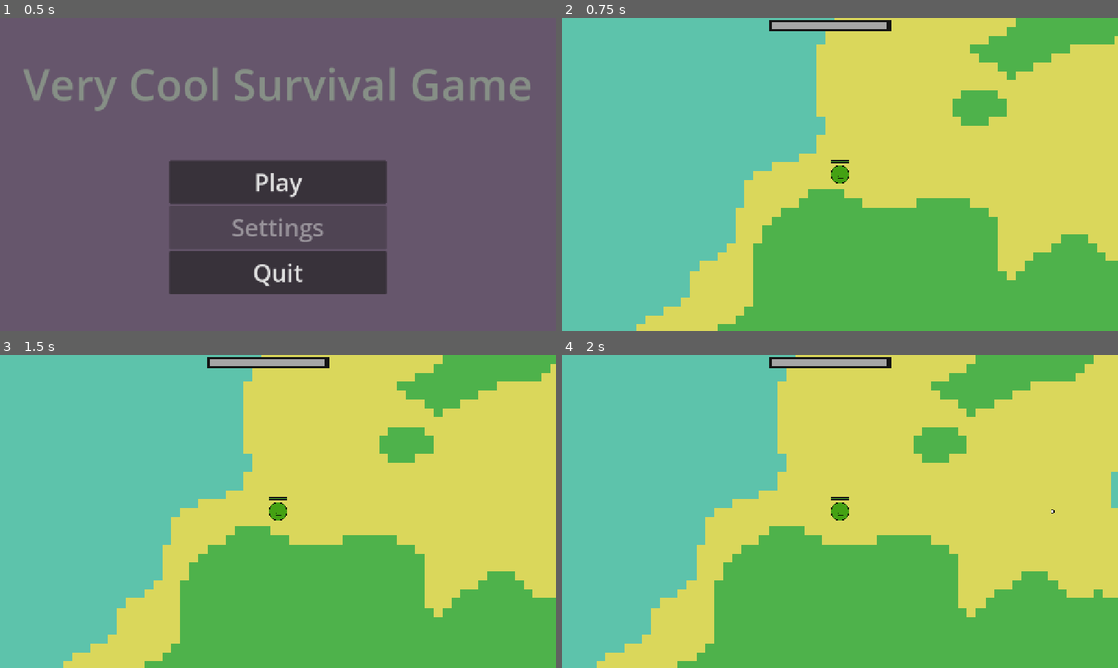
Above: before the commit, frames 1-4 (two rows, left to right).
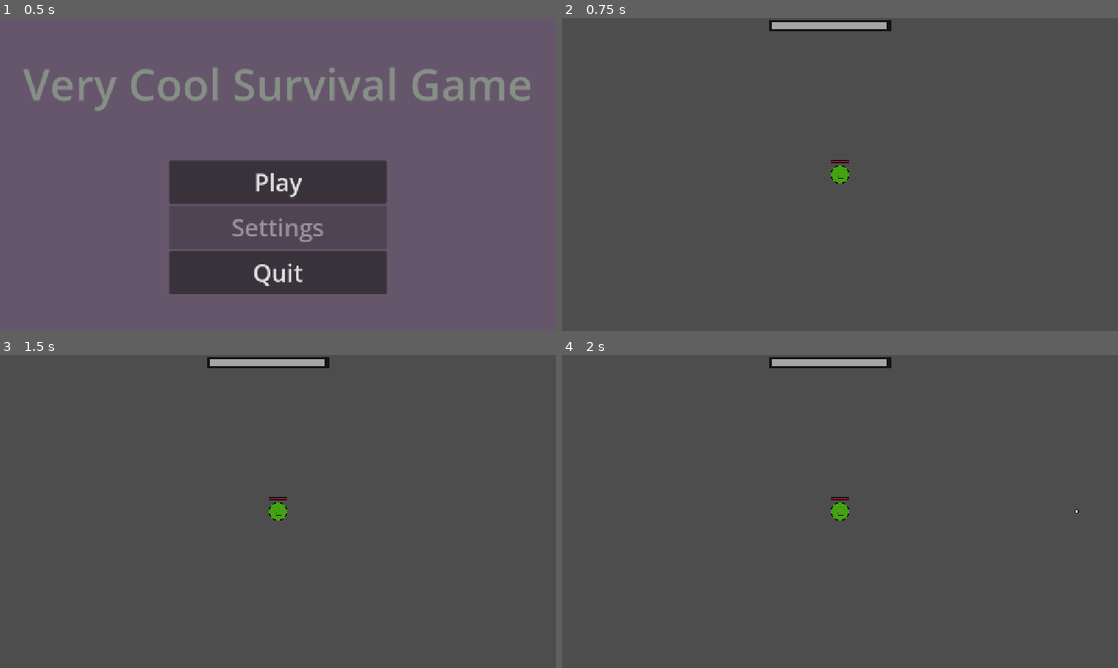
Above: after the commit, the same moments.

Repository: seanjosefosky/wave-survival
Game: Godot game, scene res://GUI/main_menu.tscn
Same seed, same stepped clock (60 frames per second), same inputs: the game is played once before the commit and once after it.
Inputs (mouse positions are in pixels of both pictures, inside the frame that each line leads up to):
- Up to frame 1 (0.5 s): no input
- Up to frame 2 (0.75 s): click "Play" at 0.5 s
- Up to frame 3 (1.5 s): tap Enter at 1.25 s; move the mouse to (400, 495) at 1.27 s; hold D (move_right) from 1.28 s (still down); tap Backspace at 1.35 s; click (400, 495) at 1.42 s
- Up to frame 4 (2 s): keep holding D (move_right)

Frame 1 is identical in both runs. In frame 2, 99% of the frame differs, in the area x 0-100%, y 0-100%; in frame 3, 99%; in frame 4, 99%.
Error after the commit: Parse Error: Identifier "health" not declared in the current scope. (res://Gameplay/Entities/Player/player.gd:46)

Commit message:
Add Character stats class

Diff:
--- a/GUI/main_menu.gd
+++ b/GUI/main_menu.gd
@@ -2,7 +2,7 @@
 
 
 func _on_play_pressed() -> void:
-	get_tree().change_scene_to_file("res://Gameplay/world.tscn")
+	get_tree().change_scene_to_file("uid://dehljd47hc86v")
 
 
 func _on_quit_pressed() -> void:
--- /dev/null
+++ b/Gameplay/Entities/Characters/Warrior/Warrior.tres
@@ -0,0 +1,21 @@
+[gd_resource type="Resource" script_class="CharacterStats" format=3 uid="uid://d0mkv5g6xaiey"]
+
+[ext_resource type="Script" uid="uid://cc7bgjj7x2mcl" path="res://Gameplay/Entities/Characters/character_stats_base.gd" id="1_ovpq2"]
+[ext_resource type="Texture2D" uid="uid://clq5j3k6t218a" path="res://Gameplay/Entities/Characters/Warrior/Warrior_Spritesheet.png" id="2_si835"]
+
+[resource]
+script = ExtResource("1_ovpq2")
+name = "Warrior"
+sprite = ExtResource("2_si835")
+max_health = 150
+health_regen = 1.0
+move_speed = 100.0
+armor = 2
+strength = 3
+projectile_speed = 1.0
+weapon_effect_duration = 1.0
+cooldown = 1.0
+luck = 1.0
+xp_bonus = 1.0
+xp_pickup_radius = 1.0
+metadata/_custom_type_script = "uid://cc7bgjj7x2mcl"
--- /dev/null
+++ b/Gameplay/Entities/Characters/character_stats_base.gd
@@ -0,0 +1,20 @@
+class_name CharacterStats extends Resource
+
+@export var name: String
+@export var sprite: Texture2D
+
+@export var max_health: int
+@export var health_regen: float
+@export var move_speed: float
+@export var armor: int
+
+@export var strength: int
+@export var projectile_speed: float
+@export var bonus_projectiles: int
+@export var weapon_effect_duration: float
+@export var cooldown: float
+
+@export var luck: float
+@export var xp_bonus: float
+@export var xp_pickup_radius: float
+@export var extra_lives: int
--- a/Gameplay/enemy.tscn
+++ b/Gameplay/Entities/Enemies/enemy_base.tscn
@@ -1,7 +1,7 @@
 [gd_scene format=3 uid="uid://c2eb18u0y45mh"]
 
-[ext_resource type="Script" uid="uid://fqnxhhtlt52w" path="res://Gameplay/enemy.gd" id="1_4gyqm"]
-[ext_resource type="Texture2D" uid="uid://bakr5rtfcnpyr" path="res://Textures/BadGuy.png" id="1_7k104"]
+[ext_resource type="Script" uid="uid://fqnxhhtlt52w" path="res://Gameplay/Entities/Enemies/enemy_base.gd" id="1_fwgtn"]
+[ext_resource type="Texture2D" uid="uid://bakr5rtfcnpyr" path="res://Textures/BadGuy.png" id="2_x65lx"]
 
 [sub_resource type="CircleShape2D" id="CircleShape2D_1qorr"]
 radius = 12.0
@@ -49,7 +49,7 @@
 collision_layer = 2
 collision_mask = 23
 platform_on_leave = 2
-script = ExtResource("1_4gyqm")
+script = ExtResource("1_fwgtn")
 
 [node name="CollisionShape2D" type="CollisionShape2D" parent="." unique_id=1505148138]
 shape = SubResource("CircleShape2D_1qorr")
--- a/Gameplay/enemy_spawner.gd
+++ b/Gameplay/Entities/Enemies/enemy_spawner.gd
@@ -9,7 +9,7 @@
 var play_time := 0
 
 func _physics_process(_delta: float) -> void:
-	global_position = PlayerGlobals.position
+	global_position = get_parent().find_child("Player").global_position
 	spawn_timer.wait_time = spawn_curve.sample(play_time)
 
 func _on_spawn_timer_timeout() -> void:
--- a/Gameplay/enemy_spawner.tscn
+++ b/Gameplay/Entities/Enemies/enemy_spawner.tscn
@@ -1,6 +1,6 @@
 [gd_scene format=3 uid="uid://dvrmdrf3oxari"]
 
-[ext_resource type="Script" uid="uid://8ecvafkj4yml" path="res://Gameplay/enemy_spawner.gd" id="1_ewhtn"]
+[ext_resource type="Script" uid="uid://8ecvafkj4yml" path="res://Gameplay/Entities/Enemies/enemy_spawner.gd" id="1_ewhtn"]
 
 [sub_resource type="Curve" id="Curve_00s5r"]
 _limits = [0.5, 2.5, 0.0, 1200.0]
--- a/Gameplay/xp_drop.tscn
+++ b/Gameplay/Entities/Pickups/xp_drop.tscn
@@ -1,19 +1,19 @@
 [gd_scene format=3 uid="uid://bdecn072k6arv"]
 
-[ext_resource type="Texture2D" uid="uid://0ng3g1alj5xh" path="res://Textures/XpDrop.png" id="1_tyba7"]
-[ext_resource type="Script" uid="uid://clcnevmuh7ldt" path="res://Gameplay/xp_drop.gd" id="1_x54t3"]
+[ext_resource type="Script" uid="uid://clcnevmuh7ldt" path="res://Gameplay/Entities/Pickups/xp_drop.gd" id="1_1qrhc"]
+[ext_resource type="Texture2D" uid="uid://0ng3g1alj5xh" path="res://Textures/XpDrop.png" id="2_hki2u"]
 
 [sub_resource type="CircleShape2D" id="CircleShape2D_x54t3"]
 radius = 8.0
 
 [node name="XpDrop" type="Area2D" unique_id=2120866274]
-script = ExtResource("1_x54t3")
+script = ExtResource("1_1qrhc")
 
 [node name="Sprite2D" type="Sprite2D" parent="." unique_id=1728663692]
 texture_filter = 1
 position = Vector2(7.6293945e-06, -7.6293945e-06)
 scale = Vector2(3.5150003, 3.5150003)
-texture = ExtResource("1_tyba7")
+texture = ExtResource("2_hki2u")
 
 [node name="CollisionShape2D" type="CollisionShape2D" parent="." unique_id=1044787727]
 shape = SubResource("CircleShape2D_x54t3")
--- a/Gameplay/bullet.tscn
+++ b/Gameplay/Entities/Player/Weapons/bullet.tscn
@@ -1,6 +1,6 @@
 [gd_scene format=3 uid="uid://o0o3bwswc4qg"]
 
-[ext_resource type="Script" uid="uid://2wj3tvyusyur" path="res://Gameplay/bullet.gd" id="1_v7oki"]
+[ext_resource type="Script" uid="uid://2wj3tvyusyur" path="res://Gameplay/Entities/Player/Weapons/bullet.gd" id="1_v7oki"]
 [ext_resource type="Texture2D" uid="uid://ql8ymink4qtg" path="res://Textures/Bullet.png" id="2_v8qja"]
 
 [sub_resource type="CircleShape2D" id="CircleShape2D_cv017"]
--- a/Gameplay/weapon.tscn
+++ b/Gameplay/Entities/Player/Weapons/weapon.tscn
@@ -1,6 +1,6 @@
 [gd_scene format=3 uid="uid://dycqa4u32ryt7"]
 
-[ext_resource type="Script" uid="uid://ct5uw3oxckqy8" path="res://Gameplay/weapon.gd" id="1_swcir"]
+[ext_resource type="Script" uid="uid://ct5uw3oxckqy8" path="res://Gameplay/Entities/Player/Weapons/weapon.gd" id="1_swcir"]
 
 [sub_resource type="CircleShape2D" id="CircleShape2D_cv017"]
 radius = 172.00291
--- a/Gameplay/player.gd
+++ b/Gameplay/Entities/Player/player.gd
@@ -3,14 +3,15 @@
 
 signal health_depleted
 
-@export var health := 10.0
-@export var speed := 100.0
-
 @onready var anim_player: AnimationPlayer = $AnimationPlayer
 @onready var hurt_box: Area2D = $HurtBox
-@onready var xp_box: Area2D = $XpBox
+@onready var xp_box: Area2D = $XpDetectionBox
 @onready var animation: AnimationPlayer = $AnimationPlayer
 @onready var player_sprite: Sprite2D = $PlayerSprite
+
+@export var stats: CharacterStats
+
+
 
 
 var xp := 0
@@ -18,15 +19,12 @@
 
 
 func _ready() -> void:
-	$HealthBar.value = health
-	$HealthBar.max_value = health
+	pass
 
 func _physics_process(delta: float):
 	get_input()
 	move_and_slide()
 	take_damage(delta)
-
-	PlayerGlobals.position = global_position
 
 
 
@@ -37,7 +35,8 @@
 		"move_up",
 		"move_down"
 	)
-	velocity = input_direction * speed
+
+	velocity = input_direction * stats.speed
 
 func take_damage(delta: float) -> void:
 	const DAMAGE_RATE = 20.0
--- a/Gameplay/player.tscn
+++ b/Gameplay/Entities/Player/player.tscn
@@ -1,7 +1,7 @@
 [gd_scene format=3 uid="uid://c6uk8ka7fb3lc"]
 
-[ext_resource type="Script" uid="uid://cuut7s42sy0fv" path="res://Gameplay/player.gd" id="1_4flbx"]
-[ext_resource type="PackedScene" uid="uid://dycqa4u32ryt7" path="res://Gameplay/weapon.tscn" id="2_i3pqv"]
+[ext_resource type="Script" uid="uid://cuut7s42sy0fv" path="res://Gameplay/Entities/Player/player.gd" id="1_4flbx"]
+[ext_resource type="PackedScene" uid="uid://dycqa4u32ryt7" path="res://Gameplay/Entities/Player/Weapons/weapon.tscn" id="2_i3pqv"]
 [ext_resource type="Texture2D" uid="uid://doric8ef4ehpb" path="res://Textures/Barney.png" id="2_onrkg"]
 [ext_resource type="Texture2D" uid="uid://d0awgy7eoim7o" path="res://Textures/HealthOver.png" id="4_lfxdo"]
 [ext_resource type="Texture2D" uid="uid://hsbjch14k825" path="res://Textures/HealthUnder.png" id="5_ek8wa"]
@@ -76,6 +76,8 @@
 motion_mode = 1
 platform_on_leave = 2
 script = ExtResource("1_4flbx")
+health = null
+speed = null
 
 [node name="Camera2D" type="Camera2D" parent="." unique_id=1283898887]
 zoom = Vector2(1.3, 1.3)
@@ -89,11 +91,11 @@
 [node name="CollisionShape2D" type="CollisionShape2D" parent="HurtBox" unique_id=1367723360]
 shape = SubResource("CircleShape2D_f88hd")
 
-[node name="XpBox" type="Area2D" parent="." unique_id=323229640]
+[node name="XpDetectionBox" type="Area2D" parent="." unique_id=323229640]
 collision_layer = 0
 collision_mask = 32
 
-[node name="CollisionShape2D" type="CollisionShape2D" parent="XpBox" unique_id=1590867124]
+[node name="CollisionShape2D" type="CollisionShape2D" parent="XpDetectionBox" unique_id=1590867124]
 shape = SubResource("CircleShape2D_cv017")
 
 [node name="Weapon" parent="." unique_id=1147388600 instance=ExtResource("2_i3pqv")]
@@ -110,6 +112,8 @@
 [node name="PlayerSprite" type="Sprite2D" parent="." unique_id=1696271104]
 texture_filter = 1
 texture = ExtResource("2_onrkg")
+region_enabled = true
+region_rect = Rect2(1, 0, 30, 32)
 
 [node name="AnimationPlayer" type="AnimationPlayer" parent="." unique_id=1713321972]
 libraries/ = SubResource("AnimationLibrary_8vtbx")
--- a/Gameplay/player_globals.gd
+++ /dev/null
@@ -1,4 +0,0 @@
-extends Node
-
-var position: Vector2
-var kills: int
--- a/Gameplay/world.tscn
+++ b/Gameplay/world.tscn
@@ -1,8 +1,8 @@
 [gd_scene format=3 uid="uid://dehljd47hc86v"]
 
 [ext_resource type="Script" uid="uid://c2ly8dypx4xh0" path="res://Gameplay/world.gd" id="1_036b0"]
-[ext_resource type="PackedScene" uid="uid://c6uk8ka7fb3lc" path="res://Gameplay/player.tscn" id="1_f3sb7"]
-[ext_resource type="PackedScene" uid="uid://dvrmdrf3oxari" path="res://Gameplay/enemy_spawner.tscn" id="2_fj7yv"]
+[ext_resource type="PackedScene" uid="uid://c6uk8ka7fb3lc" path="res://Gameplay/Entities/Player/player.tscn" id="1_f3sb7"]
+[ext_resource type="PackedScene" uid="uid://dvrmdrf3oxari" path="res://Gameplay/Entities/Enemies/enemy_spawner.tscn" id="2_fj7yv"]
 [ext_resource type="PackedScene" uid="uid://cl2rijst0a8oe" path="res://map_generator.tscn" id="2_ygxdd"]
 [ext_resource type="Texture2D" uid="uid://cb7l8rjfukvxs" path="res://Textures/XpUnder.png" id="6_7rl1c"]
 [ext_resource type="PackedScene" uid="uid://ca8ls7k38visy" path="res://GUI/pause_menu.tscn" id="6_dwbse"]
@@ -13,6 +13,7 @@
 player = NodePath("Player")
 
 [node name="MapGenerator" parent="." unique_id=1828262691 instance=ExtResource("2_ygxdd")]
+visible = false
 
 [node name="Player" parent="." unique_id=783083630 instance=ExtResource("1_f3sb7")]
 position = Vector2(1065, 566)
--- a/icon.svg
+++ /dev/null
@@ -1 +0,0 @@
-<svg xmlns="http://www.w3.org/2000/svg" width="128" height="128"><rect width="124" height="124" x="2" y="2" fill="#363d52" stroke="#212532" stroke-width="4" rx="14"/><g fill="#fff" transform="translate(12.322 12.322)scale(.101)"><path d="M105 673v33q407 354 814 0v-33z"/><path fill="#478cbf" d="m105 673 152 14q12 1 15 14l4 67 132 10 8-61q2-11 15-15h162q13 4 15 15l8 61 132-10 4-67q3-13 15-14l152-14V427q30-39 56-81-35-59-83-108-43 20-82 47-40-37-88-64 7-51 8-102-59-28-123-42-26 43-46 89-49-7-98 0-20-46-46-89-64 14-123 42 1 51 8 102-48 27-88 64-39-27-82-47-48 49-83 108 26 42 56 81zm0 33v39c0 276 813 276 814 0v-39l-134 12-5 69q-2 10-14 13l-162 11q-12 0-16-11l-10-65H446l-10 65q-4 11-16 11l-162-11q-12-3-14-13l-5-69z"/><path d="M483 600c0 34 58 34 58 0v-86c0-34-58-34-58 0z"/><circle cx="725" cy="526" r="90"/><circle cx="299" cy="526" r="90"/></g><g fill="#414042" transform="translate(12.322 12.322)scale(.101)"><circle cx="307" cy="532" r="60"/><circle cx="717" cy="532" r="60"/></g></svg>
--- a/map_generator.tscn
+++ b/map_generator.tscn
@@ -1,6 +1,6 @@
 [gd_scene format=3 uid="uid://cl2rijst0a8oe"]
 
-[ext_resource type="Script" uid="uid://bc06kaisshclq" path="res://map_generator.gd" id="1_0r6lh"]
+[ext_resource type="Script" uid="uid://bc06kaisshclq" path="res://Gameplay/map_generator.gd" id="1_0r6lh"]
 [ext_resource type="Texture2D" uid="uid://qwj68xjhunpc" path="res://Textures/MapGenTextures.png" id="2_7kg47"]
 
 [sub_resource type="TileSetAtlasSource" id="TileSetAtlasSource_ej6gg"]
--- a/project.godot
+++ b/project.godot
@@ -13,11 +13,6 @@
 config/name="WaveSurvival"
 run/main_scene="uid://drmb12noedd7r"
 config/features=PackedStringArray("4.7", "Forward Plus")
-config/icon="res://icon.svg"
-
-[autoload]
-
-PlayerGlobals="*uid://bya5wj7qwtmng"
 
 [display]
 
--- a/save_game.gd
+++ /dev/null
@@ -1,4 +0,0 @@
-class_name SavedGame
-extends Resource
-
-@export var high_score: int
Binary file added: Gameplay/Entities/Characters/Warrior/Warrior_Spritesheet.png
Not shown, changed: Gameplay/Entities/Characters/Warrior/Warrior_Spritesheet.png.import
Not shown, added: Gameplay/Entities/Characters/character_stats_base.gd.uid
Renamed: Gameplay/enemy.gd -> Gameplay/Entities/Enemies/enemy_base.gd
Renamed: Gameplay/enemy.gd.uid -> Gameplay/Entities/Enemies/enemy_base.gd.uid
Not shown: 1 places in Gameplay/Entities/Enemies/enemy_base.tscn that only renumber resources
Renamed: Gameplay/enemy_spawner.gd.uid -> Gameplay/Entities/Enemies/enemy_spawner.gd.uid
Renamed: Gameplay/xp_drop.gd -> Gameplay/Entities/Pickups/xp_drop.gd
Renamed: Gameplay/xp_drop.gd.uid -> Gameplay/Entities/Pickups/xp_drop.gd.uid
Renamed: Gameplay/bullet.gd -> Gameplay/Entities/Player/Weapons/bullet.gd
Renamed: Gameplay/bullet.gd.uid -> Gameplay/Entities/Player/Weapons/bullet.gd.uid
Renamed: Gameplay/weapon.gd -> Gameplay/Entities/Player/Weapons/weapon.gd
(and 9 more such lines)
